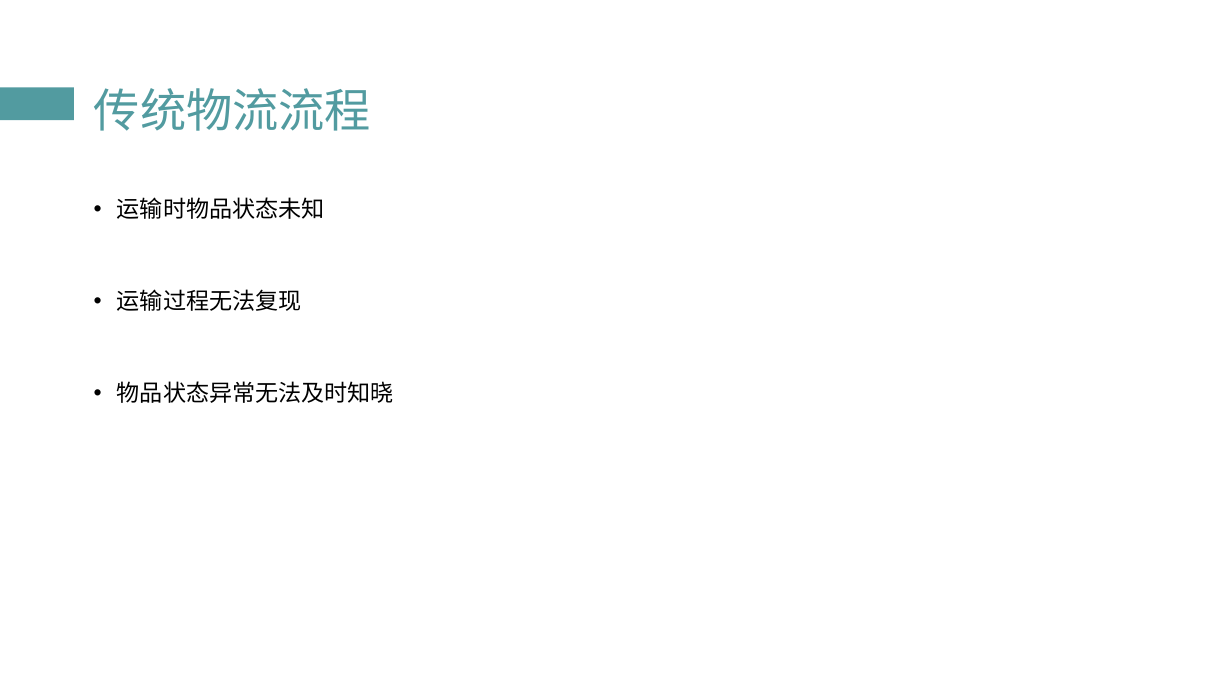
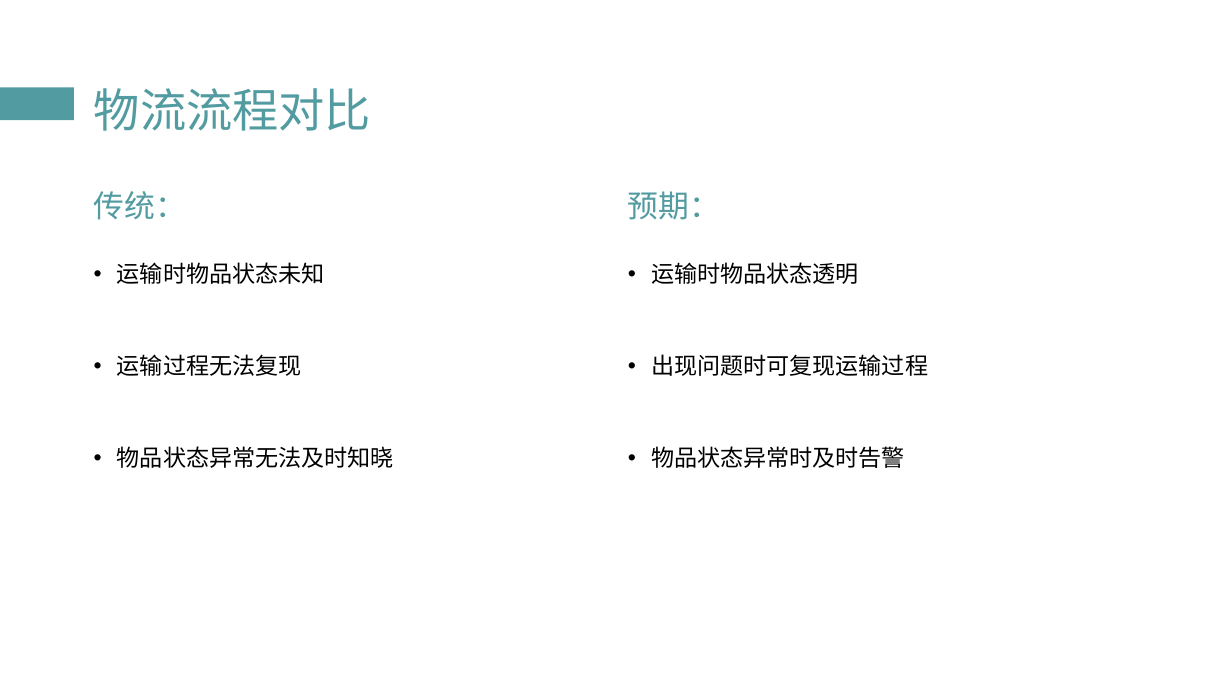
Before and after one commit to zstiu/IoTService, a slide deck: slide 4 of 毕设资料/郑世同IotSevice答辩.ppt. Drawn at 1232x693 pixels with LibreOffice and Linux fonts; fonts in the diff are those of the drawing. Boxes give left, top, right and bottom in pixels: in the first picture for what was removed or moved away, otherwise in the second. Text is boxed around its words. In the diff, an @@ line names an element or a change of style, - is before the commit and + after.

```diff
--- a/毕设资料/郑世同IotSevice答辩.ppt
+++ b/毕设资料/郑世同IotSevice答辩.ppt
@@ title at bbox=[94, 88, 371, 131]: text changed @@
-传统物流流程
+物流流程对比
@@ text added at bbox=[94, 191, 186, 220], 24 pt, text #529BA0 @@
+传统：
@@ text added at bbox=[628, 191, 720, 220], 24 pt, text #529BA0 @@
+预期：
@@ text "运输时物品状态未知": place and size @@
-text "运输时物品状态未知" at bbox=[117, 197, 394, 403]
+text "运输时物品状态未知" at bbox=[117, 262, 394, 468]
@@ text added at bbox=[651, 262, 928, 468], 18 pt, text #000000 @@
+• 运输时物品状态透明
+• 出现问题时可复现运输过程
+• 物品状态异常时及时告警
```
Also in this commit, not shown: 6 other slides changed, 3 slides removed.
